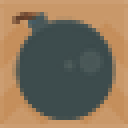
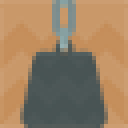
Before/after of a 128 x 128 layered artwork. What changed in the layer stack:
added layer "weight" in group "overlays" over <box>20,0,108,128</box>
hid "bomb" over <box>12,12,116,120</box>
